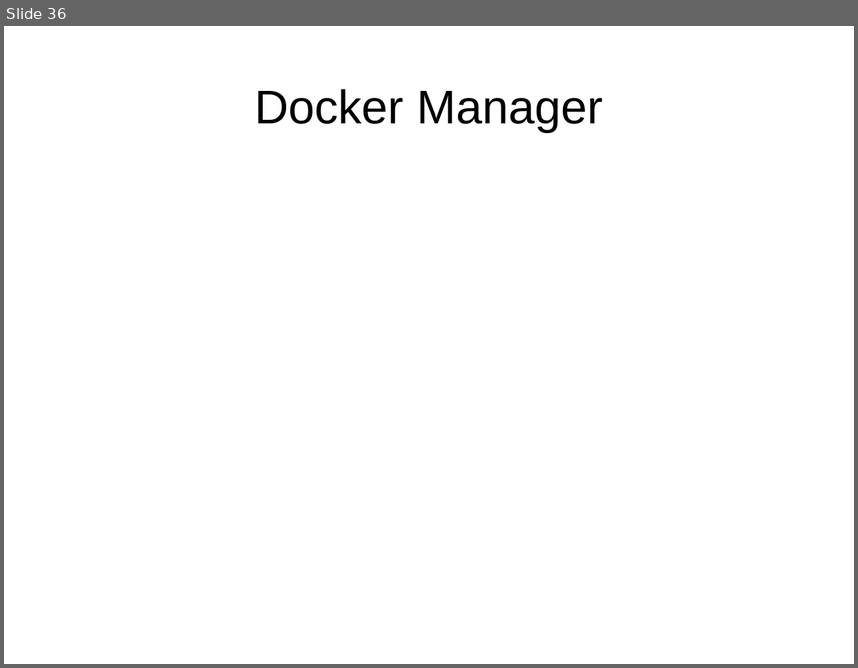
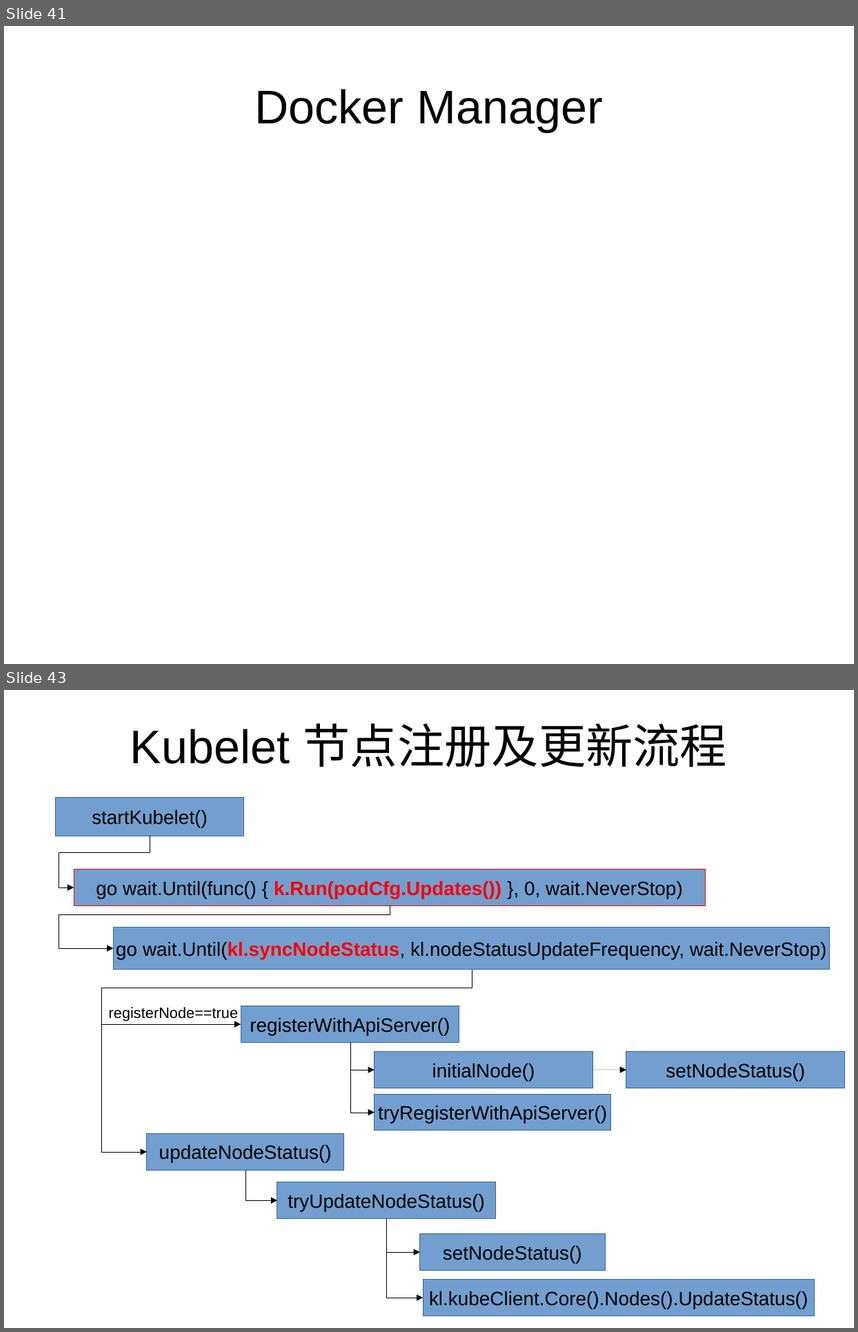
Before and after one commit to loveliuliu/Kubernetes-step-by-step, a slide deck: code_analysis/Kubelet/Kubelet.odp. Shown one above the other, each under a label of ours: slide 36 before the commit, slides 41 and 43 after it; the slides between them are not shown. The pictures are 858x668 and 858x1332 pixels, drawn with LibreOffice and Linux fonts; fonts in the diff are those of the drawing. Boxes give left, top, right and bottom in pixels: in the first picture for what was removed or moved away, otherwise in the second. Text is boxed around its words. In the diff, an @@ line names an element or a change of style, - is before the commit and + after.

```diff
--- a/code_analysis/Kubelet/Kubelet.odp
+++ b/code_analysis/Kubelet/Kubelet.odp
@@ slide 43 added at box(4, 690, 854, 1328), background #FFFFFF @@
@@ title added at box(130, 723, 728, 767), 44 pt, text #000000 @@
+Kubelet 节点注册及更新流程
@@ rectangle added at box(56, 797, 244, 836), fill #729FCF, outline #3465A4 0 pt, 18 pt, text #000000 @@
+startKubelet()
@@ elbow arrow added from (150, 836) to (74, 887), #000000 0 pt @@
@@ rectangle added at box(74, 869, 706, 905), fill #729FCF, outline #FF0000 0 pt, 18 pt, text #000000 @@
+go wait.Until(func() { k.Run(podCfg.Updates()) }, 0, wait.NeverStop)
@@ elbow arrow added from (390, 906) to (114, 949), #000000 0 pt @@
@@ rectangle added at box(114, 927, 830, 969), fill #729FCF, outline #3465A4 0 pt, 18 pt, text #000000 @@
+go wait.Until(kl.syncNodeStatus, kl.nodeStatusUpdateFrequency, wait.NeverStop)
@@ elbow arrow added from (471, 969) to (147, 1152), #000000 0 pt @@
@@ elbow arrow added from (471, 969) to (241, 1024), #000000 0 pt @@
@@ text added at box(109, 1007, 238, 1021), 14 pt, text #000000 @@
+registerNode==true
@@ rectangle added at box(241, 1005, 459, 1042), fill #729FCF, outline #3465A4 0 pt, 18 pt, text #000000 @@
+registerWithApiServer()
@@ elbow arrow added from (350, 1043) to (375, 1069), #000000 0 pt @@
@@ elbow arrow added from (350, 1043) to (375, 1112), #000000 0 pt @@
@@ rectangle added at box(375, 1052, 593, 1088), fill #729FCF, outline #3465A4 0 pt, 18 pt, text #000000 @@
+initialNode()
@@ rectangle added at box(626, 1052, 845, 1088), fill #729FCF, outline #3465A4 0 pt, 18 pt, text #000000 @@
+setNodeStatus()
@@ arrow added from (593, 1069) to (626, 1069), #000000 0 pt @@
@@ rectangle added at box(375, 1094, 611, 1130), fill #729FCF, outline #3465A4 0 pt, 18 pt, text #000000 @@
+tryRegisterWithApiServer()
@@ rectangle added at box(147, 1134, 344, 1170), fill #729FCF, outline #3465A4 0 pt, 18 pt, text #000000 @@
+updateNodeStatus()
@@ elbow arrow added from (245, 1170) to (277, 1200), #000000 0 pt @@
@@ rectangle added at box(277, 1182, 495, 1219), fill #729FCF, outline #3465A4 0 pt, 18 pt, text #000000 @@
+tryUpdateNodeStatus()
@@ elbow arrow added from (387, 1219) to (423, 1297), #000000 0 pt @@
@@ elbow arrow added from (387, 1219) to (420, 1252), #000000 0 pt @@
@@ rectangle added at box(420, 1234, 605, 1270), fill #729FCF, outline #3465A4 0 pt, 18 pt, text #000000 @@
+setNodeStatus()
@@ rectangle added at box(423, 1279, 815, 1316), fill #729FCF, outline #3465A4 0 pt, 18 pt, text #000000 @@
+kl.kubeClient.Core().Nodes().UpdateStatus()
@@ what was slide 36 is now slide 41 @@
```
Also in this commit, not shown: 3 slides changed, 8 other slides added, 1 slide removed.
